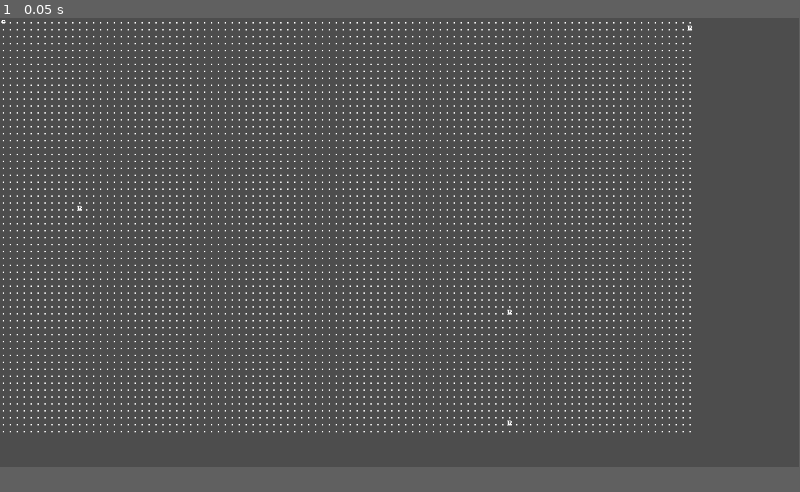
Above: before the commit, frame 1.
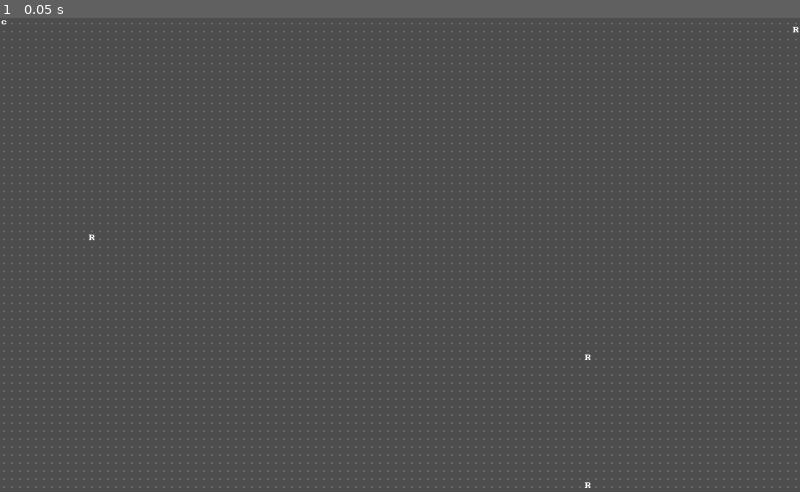
Above: after the commit, the same moment.

Repository: rainbowd-ash/roguelike_simulation
Game: Godot game, scene res://universe.tscn
The game is run twice, just before and just after one commit, with the same random seed, the same clock (stepped at 60 frames per second) and the same inputs.
Inputs:
- Up to frame 1 (0.05 s): no input
In our replay, the window is 799x449 before the commit and 800x474 after it. These sizes can differ from the game's own. Grey fills any space a smaller window leaves; there, only what the larger window draws over its background counts as a difference.

The runs differ from the first frame. In frame 1, 8.1% of the frame differs, in the area x 0-100%, y 0-100%.

Commit message:
some project window settings and continueing machines

Diff:
--- a/display.gd
+++ b/display.gd
@@ -11,25 +11,25 @@
 	draw_entities()
 
 func draw_terrain():
-	$TerrainTileMap.clear()
+	%TerrainTileMap.clear()
 	var terrain = %World.terrain
 	for y in terrain.size():
 		for x in terrain[y].size():
 			var sprite_id = terrain[y][x]
-			$TerrainTileMap.set_cell(Vector2(x, y),0,terrain[y][x].sprite_id)
+			%TerrainTileMap.set_cell(Vector2(x, y),0,terrain[y][x].sprite_id)
 
 func draw_recharge_machines():
-	$MachinesTileMap.clear()
+	%MachinesTileMap.clear()
 	var tile = %RechargeMachines.tile
 	for machine in %RechargeMachines.array_of_machines:
 		var loc = Vector2(machine.x,machine.y)
-		$MachinesTileMap.set_cell(Vector2(loc),0,tile)
+		%MachinesTileMap.set_cell(Vector2(loc),0,tile)
 
 func draw_entities():
-	$EntitiesTileMap.clear()
+	%EntitiesTileMap.clear()
 	var entities = %Entities.get_children()
 	for entity in entities:
-		$EntitiesTileMap.set_cell(entity.world_position, 0, Vector2(3,6))
+		%EntitiesTileMap.set_cell(entity.world_position, 0, Vector2(3,6))
 
 func on_terrain_changed(data):
 	var tile = null
@@ -46,6 +46,6 @@
 # this could get moved to the entities tilemaplayer later
 func on_entity_changed_position(data):
 	if data.has("prev_position"):
-		$EntitiesTileMap.erase_cell(data.prev_position)
+		%EntitiesTileMap.erase_cell(data.prev_position)
 	if data.has("new_position"):
-		$EntitiesTileMap.set_cell(data.new_position, 0, Vector2(3,6))
+		%EntitiesTileMap.set_cell(data.new_position, 0, Vector2(3,6))
--- /dev/null
+++ b/interactables/interactables.gd
@@ -0,0 +1,5 @@
+class_name Interactable
+extends Node
+
+# The list of tiles that the machines occupy
+var machine_locations : Array[Vector2i] = []
--- a/project.godot
+++ b/project.godot
@@ -14,6 +14,14 @@
 run/main_scene="uid://dqnhym6r8k7o4"
 config/features=PackedStringArray("4.6", "Forward Plus")
 
+[display]
+
+window/size/viewport_width=1500
+window/size/viewport_height=890
+window/stretch/mode="viewport"
+window/stretch/aspect="expand"
+window/stretch/scale=1.5
+
 [physics]
 
 common/physics_ticks_per_second=10
--- a/universe.tscn
+++ b/universe.tscn
@@ -44,7 +44,15 @@
 [node name="FactoryLayout" type="Node" parent="World/ProcGen" unique_id=840544919]
 script = ExtResource("5_wp8oq")
 
-[node name="RechargeMachines" type="Node" parent="World" unique_id=325979576]
+[node name="Interactables" type="Node" parent="World" unique_id=1877980904]
+
+[node name="Import" type="Node" parent="World/Interactables" unique_id=661108519]
+
+[node name="Export" type="Node" parent="World/Interactables" unique_id=1106182515]
+
+[node name="Forge" type="Node" parent="World/Interactables" unique_id=1718175065]
+
+[node name="RechargeMachines" type="Node" parent="World/Interactables" unique_id=325979576]
 unique_name_in_owner = true
 script = ExtResource("8_sraih")
 
@@ -53,12 +61,16 @@
 script = ExtResource("3_ol24e")
 
 [node name="TerrainTileMap" type="TileMapLayer" parent="Display" unique_id=1310653025]
+unique_name_in_owner = true
+modulate = Color(0.44291073, 0.4429108, 0.4429106, 1)
 tile_set = ExtResource("5_e2blk")
 
 [node name="MachinesTileMap" type="TileMapLayer" parent="Display" unique_id=76756465]
+unique_name_in_owner = true
 tile_set = ExtResource("5_e2blk")
 y_sort_origin = 5
 
 [node name="EntitiesTileMap" type="TileMapLayer" parent="Display" unique_id=1163741175]
+unique_name_in_owner = true
 tile_set = ExtResource("5_e2blk")
 y_sort_origin = 5
Not shown, added: interactables/interactables.gd.uid
